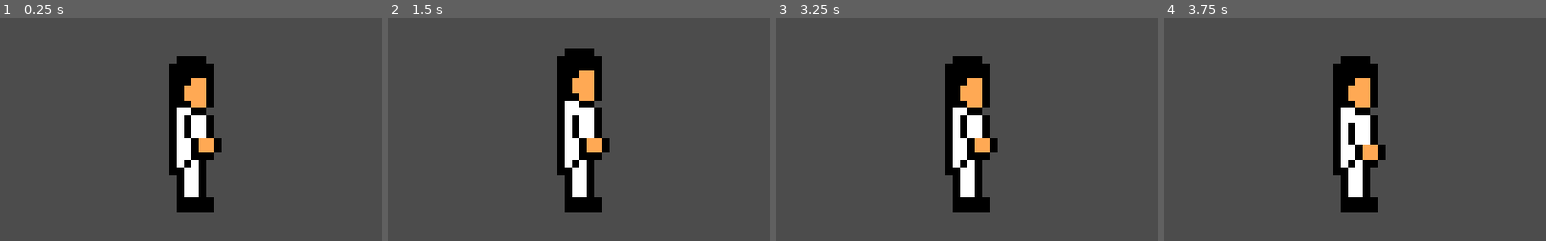
Above: before the commit, frames 1-4 (left to right).
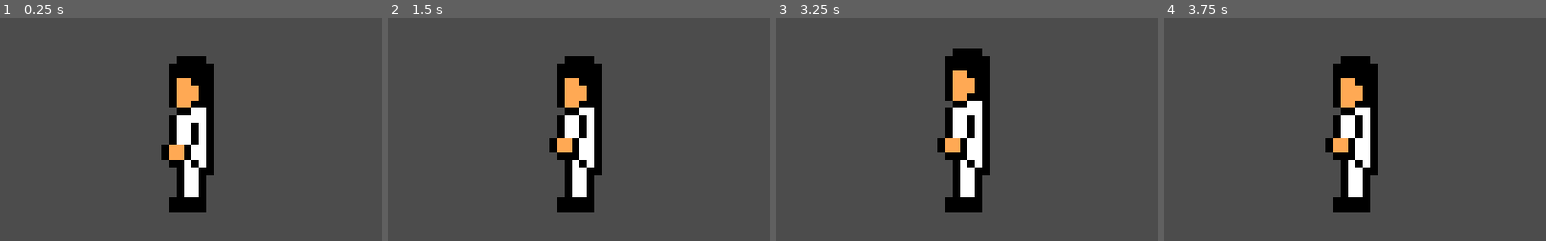
Above: after the commit, the same moments.

Repository: Jan130/The-Fighting-Project
Game: Godot game, scene res://Main.tscn
Same seed, same stepped clock (60 frames per second), same inputs: the game is played once before the commit and once after it.
Inputs:
- Up to frame 1 (0.25 s): no input
- Up to frame 2 (1.5 s): no input
- Up to frame 3 (3.25 s): no input
- Up to frame 4 (3.75 s): no input
The pictures show only the part of the screen within x 23-73%, y 18-68%; the shares and areas given below are measured in that part.

The runs differ from the first frame. In frame 1, 3.4% of the frame differs, in the area x 42-58%, y 26-88%; in frame 2, 3.9%; in frame 3, 3.9%, in the area x 42-58%, y 13-88%; in frame 4, 3.4%.

Commit message:
Added collisions to Player

Diff:
--- a/Player.gd
+++ b/Player.gd
@@ -5,11 +5,26 @@
 
 onready var _animation_player = $AnimationPlayer
 
+onready var _collision_idle_right = $CollisionIdleRight
+onready var _collision_idle_left = $CollisionIdleLeft
+
 # Called when the node enters the scene tree for the first time.
 func _ready():
-	_animation_player.play("idle_right")
+	set_animation("idle_left")
 
 
 # Called every frame. 'delta' is the elapsed time since the previous frame.
 func _process(delta):
 	pass
+
+func disable_collisions():
+	_collision_idle_right.disabled = true
+	_collision_idle_left.disabled = true
+
+func set_animation(name):
+	if name == "idle_right":
+		disable_collisions()
+		_animation_player.play("idle_right")
+	elif name == "idle_left":
+		disable_collisions()
+		_animation_player.play("idle_left")
--- a/Player.tscn
+++ b/Player.tscn
@@ -20,6 +20,35 @@
 "values": [ 4, 5, 6, 7 ]
 }
 
+[sub_resource type="Animation" id=3]
+resource_name = "idle_left"
+length = 0.4
+loop = true
+tracks/0/type = "value"
+tracks/0/path = NodePath("Sprite:frame")
+tracks/0/interp = 1
+tracks/0/loop_wrap = true
+tracks/0/imported = false
+tracks/0/enabled = true
+tracks/0/keys = {
+"times": PoolRealArray( 0, 0.1, 0.2, 0.3 ),
+"transitions": PoolRealArray( 1, 1, 1, 1 ),
+"update": 1,
+"values": [ 8, 9, 10, 11 ]
+}
+tracks/1/type = "value"
+tracks/1/path = NodePath("CollisionIdleLeft:disabled")
+tracks/1/interp = 1
+tracks/1/loop_wrap = true
+tracks/1/imported = false
+tracks/1/enabled = true
+tracks/1/keys = {
+"times": PoolRealArray( 0 ),
+"transitions": PoolRealArray( 1 ),
+"update": 1,
+"values": [ false ]
+}
+
 [sub_resource type="Animation" id=2]
 resource_name = "idle_right"
 length = 0.4
@@ -36,6 +65,18 @@
 "update": 1,
 "values": [ 16, 17, 18, 19 ]
 }
+tracks/1/type = "value"
+tracks/1/path = NodePath("CollisionIdleRight:disabled")
+tracks/1/interp = 1
+tracks/1/loop_wrap = true
+tracks/1/imported = false
+tracks/1/enabled = true
+tracks/1/keys = {
+"times": PoolRealArray( 0 ),
+"transitions": PoolRealArray( 1 ),
+"update": 1,
+"values": [ false ]
+}
 
 [node name="Player" type="Area2D"]
 script = ExtResource( 2 )
@@ -48,11 +89,16 @@
 texture = ExtResource( 1 )
 hframes = 4
 vframes = 5
-frame = 16
+frame = 11
 
-[node name="CollisionPolygon2D" type="CollisionPolygon2D" parent="."]
+[node name="CollisionIdleRight" type="CollisionPolygon2D" parent="."]
 scale = Vector2( 1, 1 )
+polygon = PoolVector2Array( -20, -100, 20, -100, 20, -90, 30, -90, 30, -30, 20, -30, 20, -20, 30, -20, 30, 10, 40, 10, 40, 30, 30, 30, 30, 40, 20, 40, 20, 90, 30, 90, 30, 110, -20, 110, -20, 60, -30, 60, -30, -90 )
+
+[node name="CollisionIdleLeft" type="CollisionPolygon2D" parent="."]
+polygon = PoolVector2Array( -30, -90, -20, -90, -20, -100, 20, -100, 20, -90, 30, -90, 30, 60, 20, 60, 20, 110, -30, 110, -30, 90, -20, 90, -20, 50, -30, 50, -30, 40, -40, 40, -40, 20, -30, 20, -30, -20, -20, -20, -20, -30, -30, -30 )
 
 [node name="AnimationPlayer" type="AnimationPlayer" parent="."]
 anims/idle_forward = SubResource( 1 )
+anims/idle_left = SubResource( 3 )
 anims/idle_right = SubResource( 2 )
Not shown: 1 places in Player.tscn that only renumber resources
